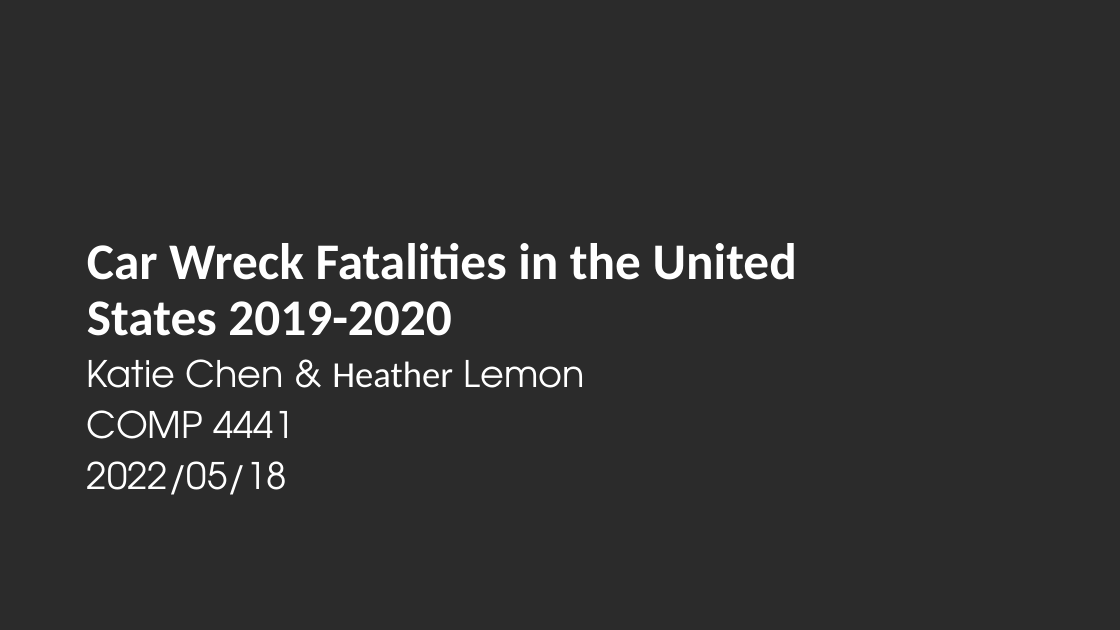
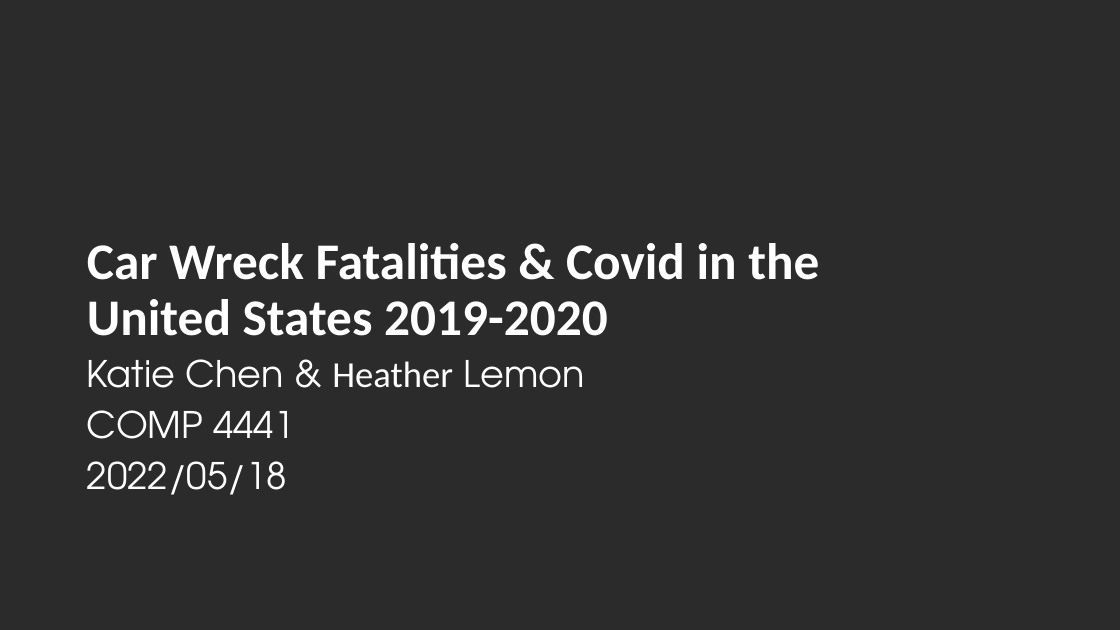
Before and after one commit to hypothetical-lemon/COMP4441, a slide deck: slide 1 of COMP4441_final_project.pptx. Drawn at 1120x630 pixels with LibreOffice and Linux fonts; fonts in the diff are those of the drawing; background and template pictures are left out; a plain dark background stands for a picture behind light text. Boxes give left, top, right and bottom in pixels: in the first picture for what was removed or moved away, otherwise in the second. Text is boxed around its words. In the diff, an @@ line names an element or a change of style, - is before the commit and + after.

```diff
--- a/COMP4441_final_project.pptx
+++ b/COMP4441_final_project.pptx
@@ title at <box>87,243,819,336</box>: text changed @@
-Car Wreck Fatalities in the United States 2019-2020
+Car Wreck Fatalities & Covid in the United States 2019-2020
```
Also in this commit, not shown: 1 other slide changed, 1 slide added, 1 other file.
